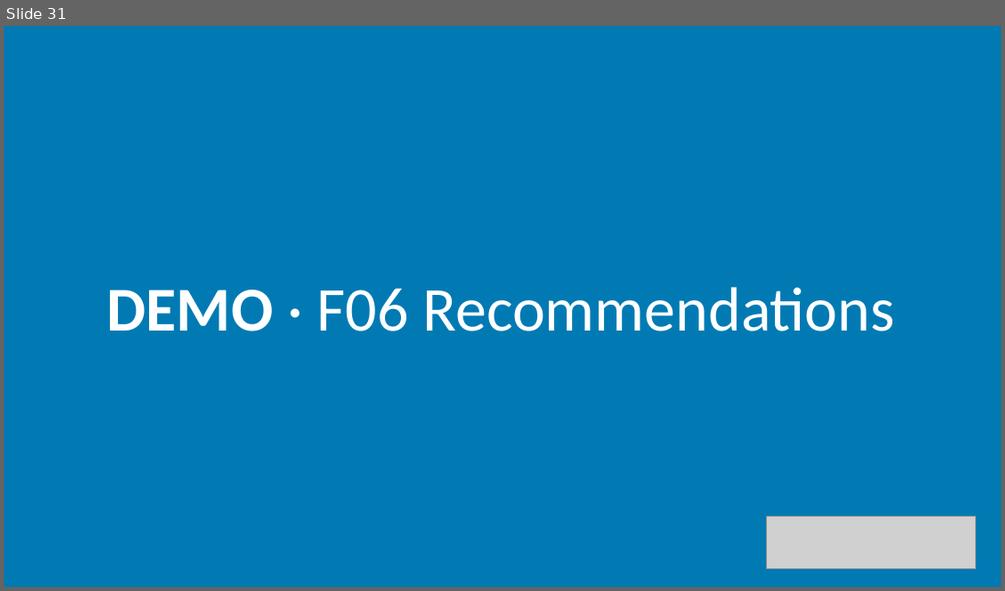
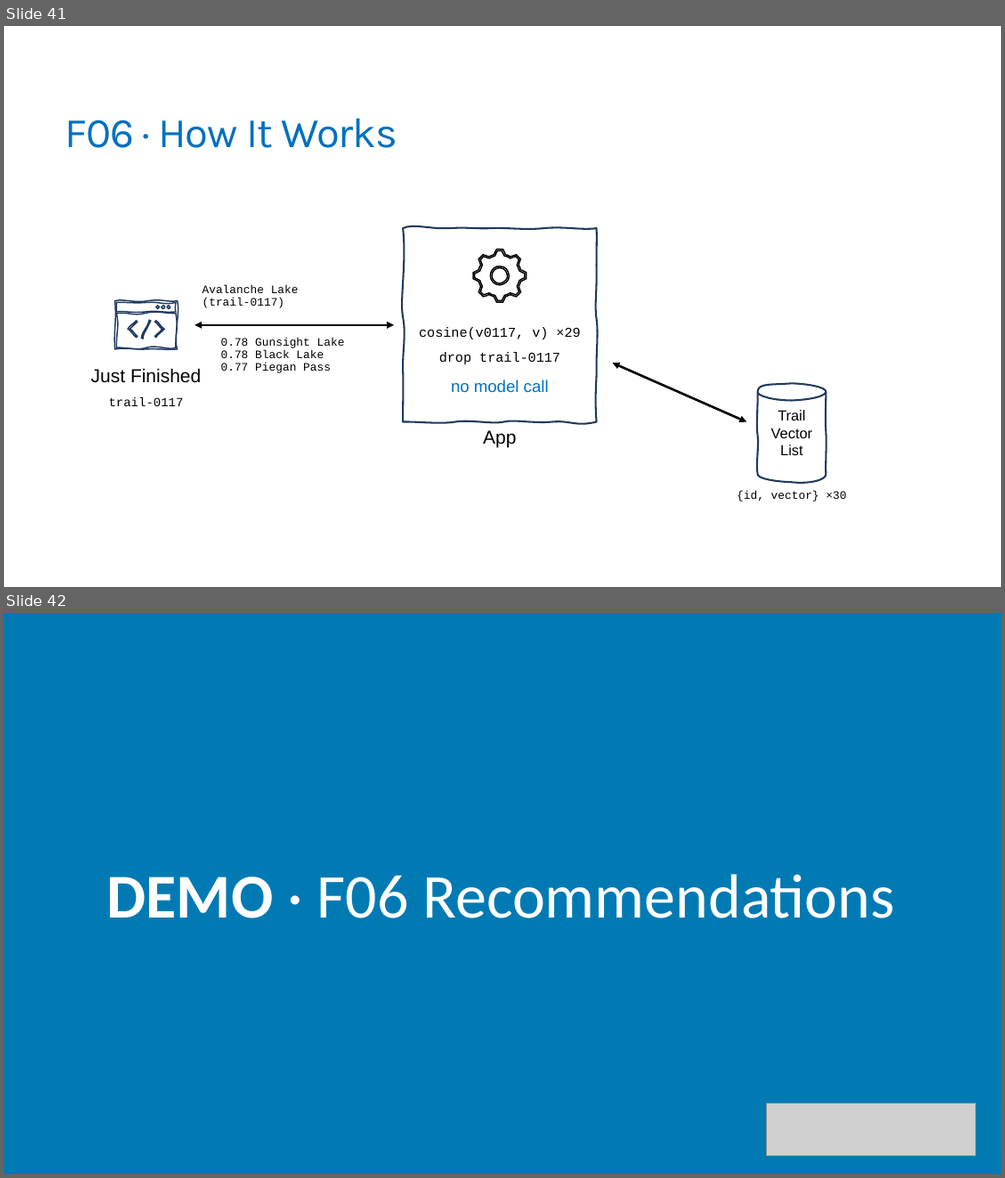
Before and after one commit to trailheadtechnology/10-ai-features-workshop, a slide deck: modules/M2-finding/M2-finding.pptx. Shown one above the other, each under a label of ours: slide 31 before the commit, slides 41 and 42 after it. The pictures are 1005x591 and 1005x1178 pixels, drawn with LibreOffice and Linux fonts; fonts in the diff are those of the drawing; grey boxes stand for pictures. Boxes give left, top, right and bottom in pixels: in the first picture for what was removed or moved away, otherwise in the second. Text is boxed around its words. In the diff, an @@ line names an element or a change of style, - is before the commit and + after.

```diff
--- a/modules/M2-finding/M2-finding.pptx
+++ b/modules/M2-finding/M2-finding.pptx
@@ slide 41 added at <box>4,26,1001,587</box>, background #FFFFFF @@
@@ title added at <box>65,118,397,148</box>, 40.5 pt, text #0070C0 @@
+F06 · How It Works
@@ freeform shape added at <box>404,228,597,421</box>, outline #1F3A5F 1.75 pt @@
@@ freeform shape added at <box>474,248,526,302</box>, outline #000000 1.25 pt @@
@@ text added at <box>202,285,299,308</box>, 11 pt, text #000000 @@
+Avalanche Lake
+(trail-0117)
@@ freeform shape added at <box>490,266,509,285</box>, outline #000000 1.25 pt @@
@@ group added at <box>114,301,177,350</box>: 7 freeform shapes @@
@@ double arrow added from (194, 325) to (395, 325), #000000 2.25 pt @@
@@ text added at <box>221,338,345,373</box>, 11 pt, text #000000 @@
+0.78 Gunsight Lake
+0.78 Black Lake
+0.77 Piegan Pass
@@ text added at <box>419,327,580,339</box>, 13 pt, text #000000 @@
+cosine(v0117, v) ×29
@@ text added at <box>91,368,201,383</box>, 18 pt, text #000000 @@
+Just Finished
@@ text added at <box>439,352,560,364</box>, 13 pt, text #000000 @@
+drop trail-0117
@@ double arrow added from (613, 362) to (746, 421), #000000 2.25 pt @@
@@ text added at <box>109,397,184,406</box>, 12 pt, text #000000 @@
+trail-0117
@@ text added at <box>451,379,549,393</box>, 16 pt, text #0072C6 @@
+no model call
@@ freeform shape added at <box>758,384,825,483</box>, outline #1F3A5F 1.75 pt, 14 pt, text #000000 @@
+Trail
+Vector
+List
@@ text added at <box>483,430,516,447</box>, 18 pt, text #000000 @@
+App
@@ text added at <box>736,491,846,501</box>, 11 pt, text #000000 @@
+{id, vector} ×30
@@ what was slide 31 is now slide 42 @@
```
Also in this commit, not shown: 3 slides changed, 17 other slides added, 7 slides removed, 3 other files.
